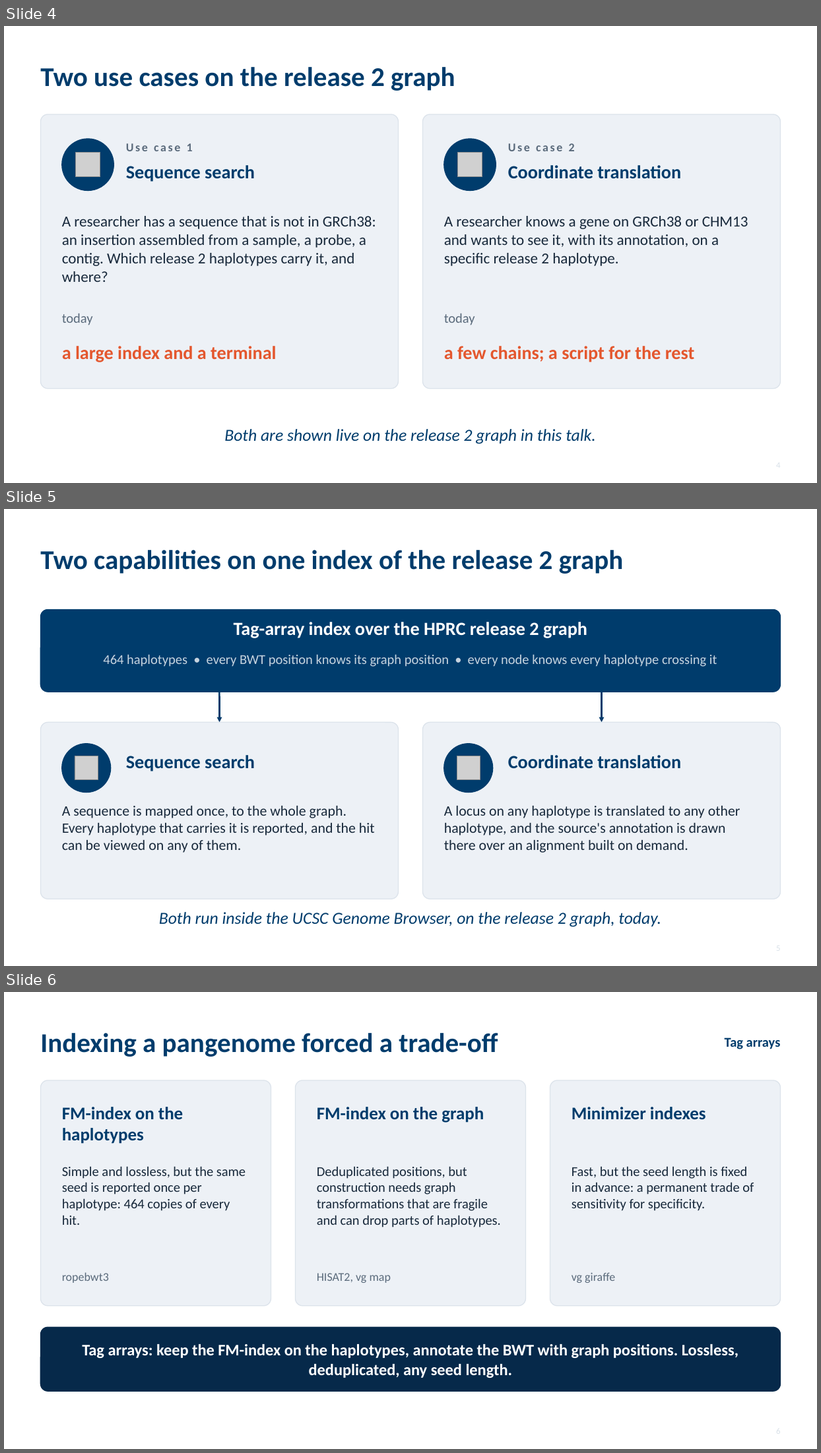
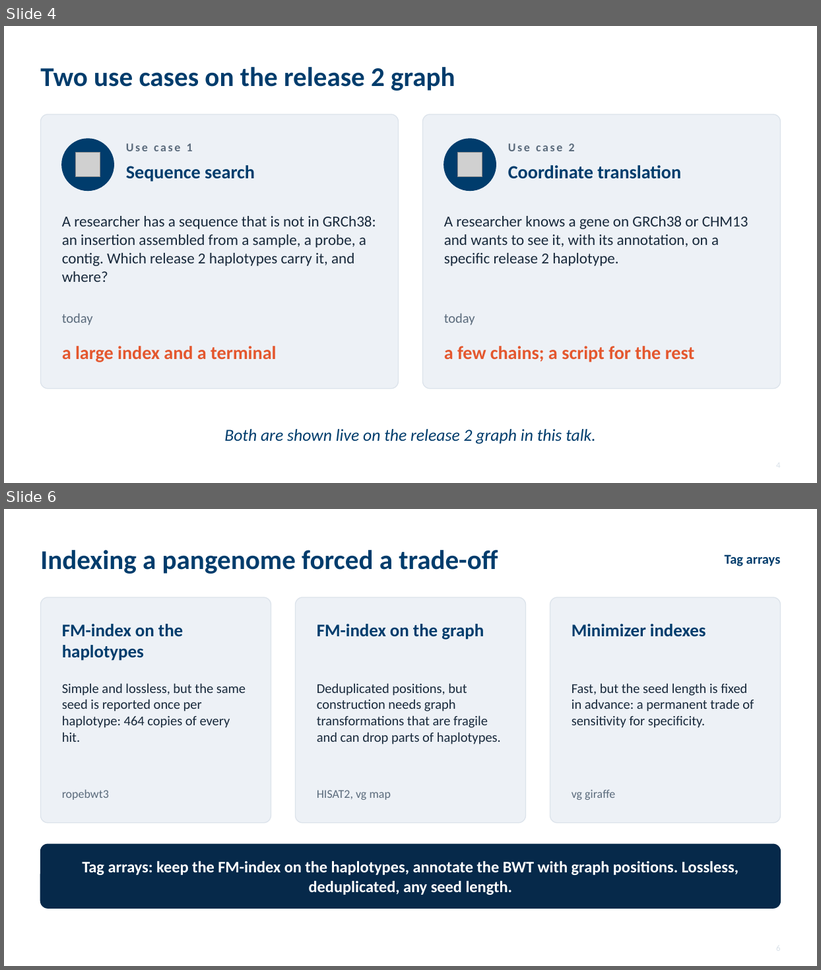
Before and after one commit to parsaeskandar/hprc_2026_poster, a slide deck: talk/HPRC2026_talk.pptx. Shown one above the other, each under a label of ours: slides 4, 5 and 6 before the commit, slides 4 and 6 after it; the slides between them are not shown. The pictures are 821x1453 and 821x970 pixels, drawn with LibreOffice and Linux fonts; fonts in the diff are those of the drawing; grey boxes stand for pictures. Boxes give left, top, right and bottom in pixels: in the first picture for what was removed or moved away, otherwise in the second. Text is boxed around its words. In the diff, an @@ line names an element or a change of style, - is before the commit and + after.

Commit message:
Talk: slide 5 bridges from the use cases to the index that makes them interactive

```diff
--- a/talk/HPRC2026_talk.pptx
+++ b/talk/HPRC2026_talk.pptx
@@ slide 5 removed at <box>4,509,817,966</box>, background #FFFFFF @@
@@ text removed at <box>40,550,623,574</box> @@
-Two capabilities on one index of the release 2 graph
@@ rounded rectangle removed at <box>40,609,781,692</box> @@
@@ text removed at <box>234,622,587,638</box> @@
-Tag-array index over the HPRC release 2 graph
@@ text removed at <box>103,654,717,667</box> @@
-464 haplotypes • every BWT position knows its graph position • every node knows every haplotype crossing it
@@ arrow removed from (219, 692) to (219, 722) @@
@@ arrow removed from (602, 692) to (602, 722) @@
@@ rounded rectangle removed at <box>40,722,399,900</box> @@
@@ rounded rectangle removed at <box>423,722,781,900</box> @@
@@ ellipse removed at <box>62,744,111,793</box> @@
@@ ellipse removed at <box>444,744,493,793</box> @@
@@ picture removed at <box>75,757,98,780</box> @@
@@ text removed at <box>126,755,255,772</box> @@
-Sequence search
@@ picture removed at <box>457,757,480,780</box> @@
@@ text removed at <box>508,755,681,769</box> @@
-Coordinate translation
@@ text removed at <box>62,806,375,853</box> @@
-A sequence is mapped once, to the whole graph. Every haplotype that carries it is reported, and the hit can be viewed on any of them.
@@ text removed at <box>444,806,741,853</box> @@
-A locus on any haplotype is translated to any other haplotype, and the source's annotation is drawn there over an alignment built on demand.
@@ text removed at <box>159,912,661,927</box> @@
-Both run inside the UCSC Genome Browser, on the release 2 graph, today.
```
Also in this commit, not shown: 1 slide added, 2 other files.
